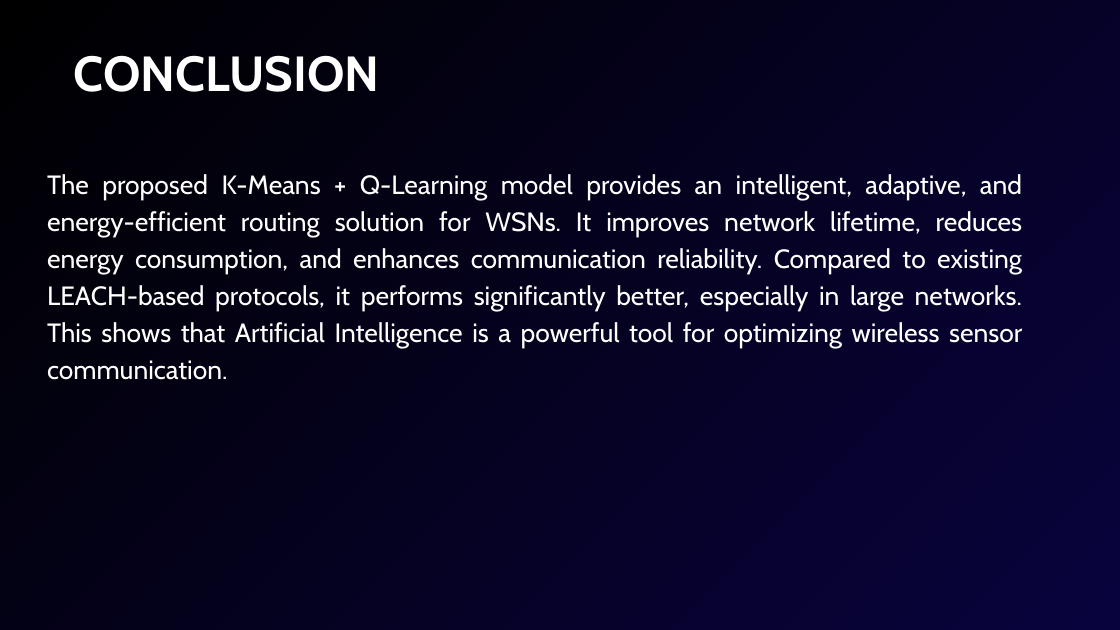
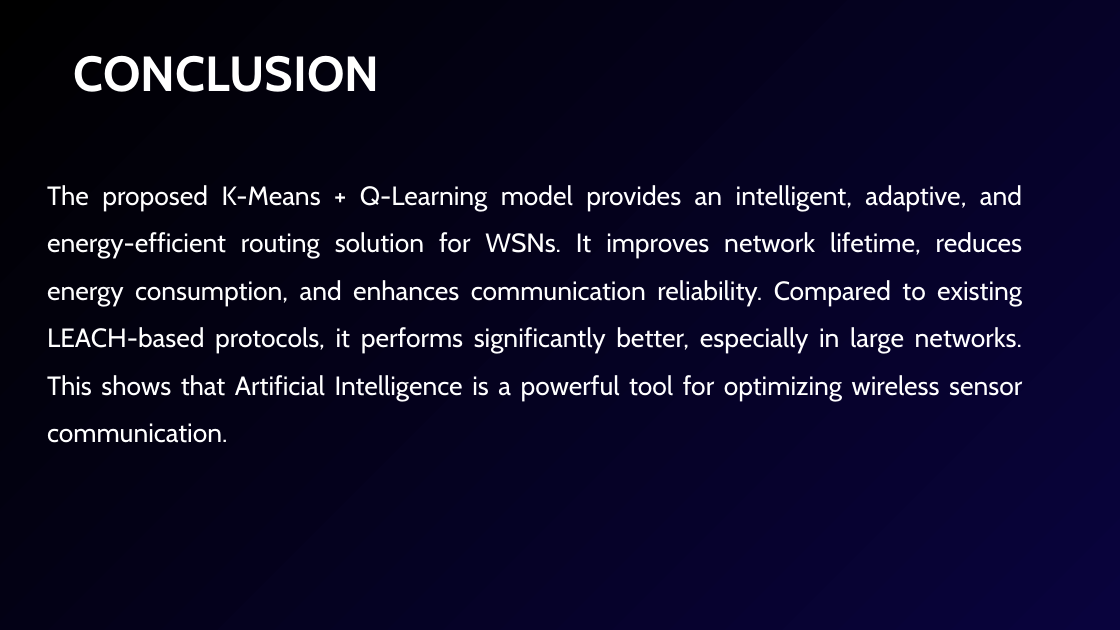
Before and after one commit to Reena-senthilkumar/Major-project-, a slide deck: slide 18 of INTRODUCTION (1).pptx (slide 16 before the commit). Drawn at 1120x630 pixels with LibreOffice and Linux fonts; fonts in the diff are those of the drawing. Boxes give left, top, right and bottom in pixels: in the first picture for what was removed or moved away, otherwise in the second. Text is boxed around its words. In the diff, an @@ line names an element or a change of style, - is before the commit and + after.

```diff
--- a/INTRODUCTION (1).pptx
+++ b/INTRODUCTION (1).pptx
@@ text "The proposed K-Means + Q-Learning ..." at (47, 185, 1022, 443): line spacing 47.6pt to 1.5 @@
```
Also in this commit, not shown: 2 other slides changed, 2 slides added.
